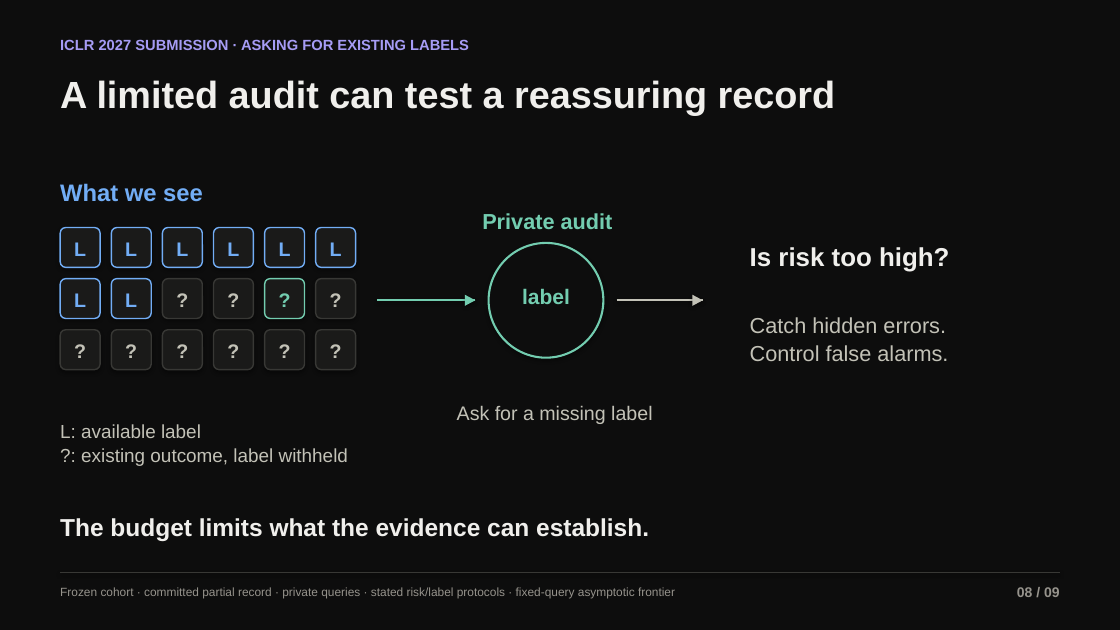
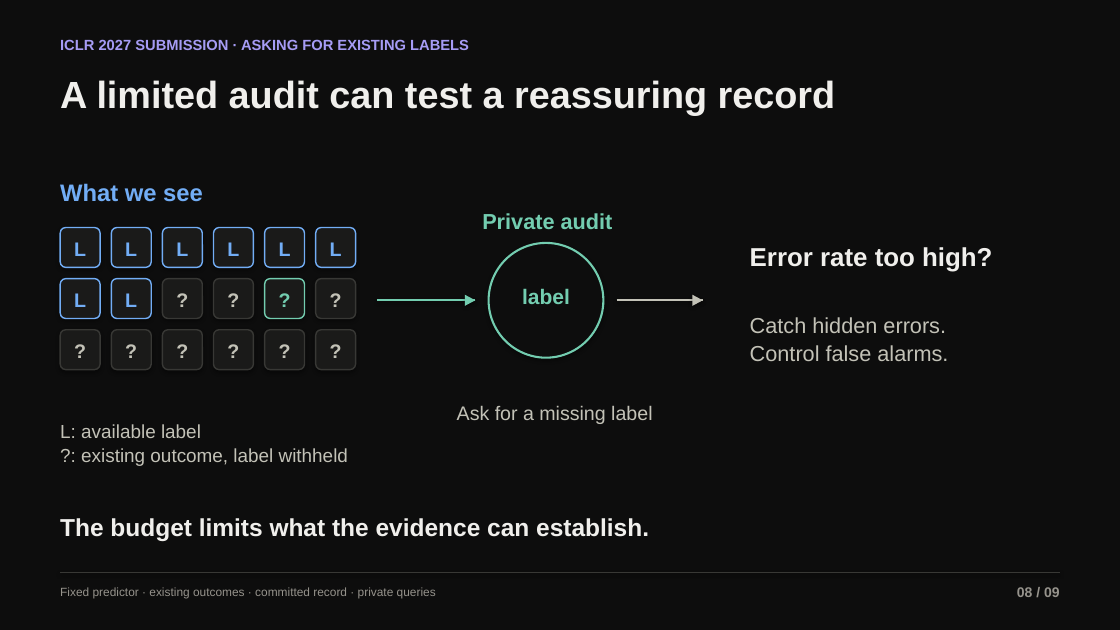
Before and after one commit to ChorokLeeDev/research-papers, a slide deck: slide 8 of decks/phd-interview/deck.pptx. Drawn at 1120x630 pixels with LibreOffice and Linux fonts; fonts in the diff are those of the drawing. Boxes give left, top, right and bottom in pixels: in the first picture for what was removed or moved away, otherwise in the second. Text is boxed around its words. In the diff, an @@ line names an element or a change of style, - is before the commit and + after.

```diff
--- a/decks/phd-interview/deck.pptx
+++ b/decks/phd-interview/deck.pptx
@@ text at bbox=[750, 247, 992, 272]: text changed @@
-Is risk too high?
+Error rate too high?
@@ text at bbox=[60, 587, 436, 599]: text changed @@
-Frozen cohort · committed partial record · private queries · stated risk/label protocols · fixed-query asymptotic frontier
+Fixed predictor · existing outcomes · committed record · private queries
```
Also in this commit, not shown: 4 other slides changed, 6 other files.
